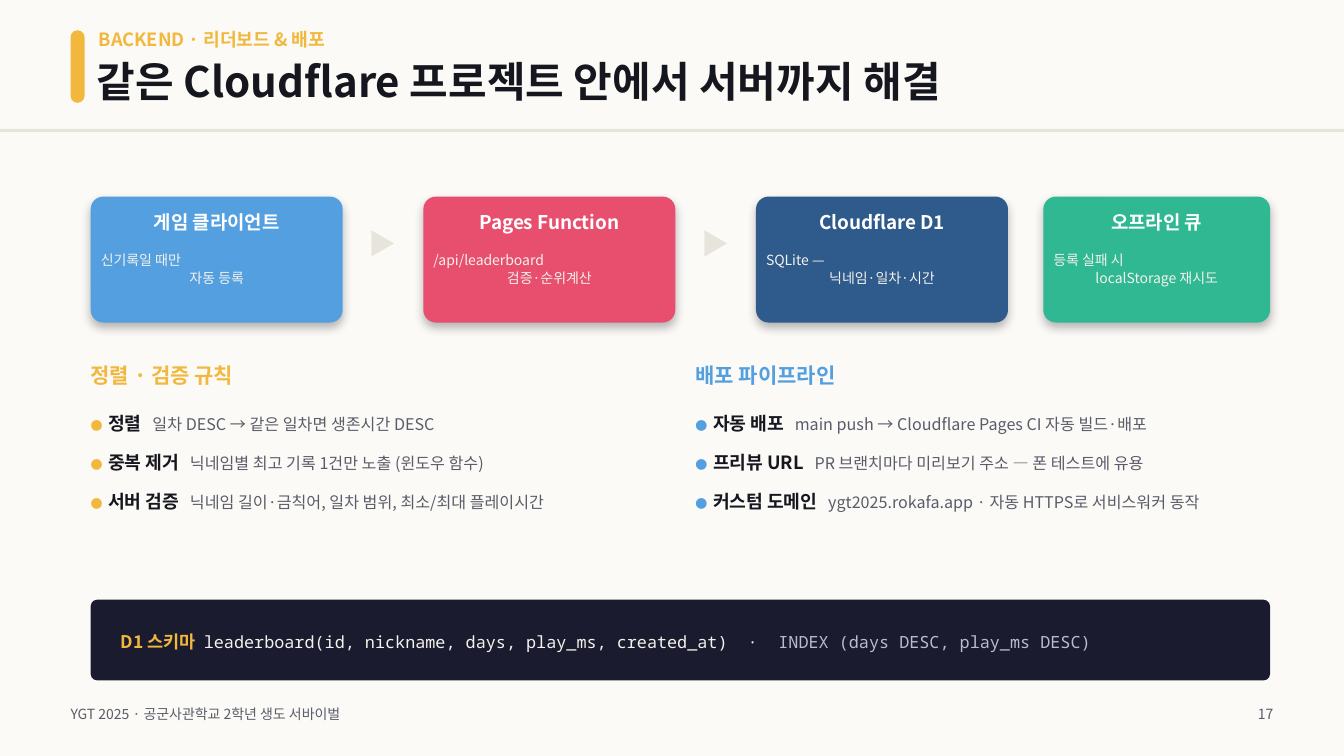
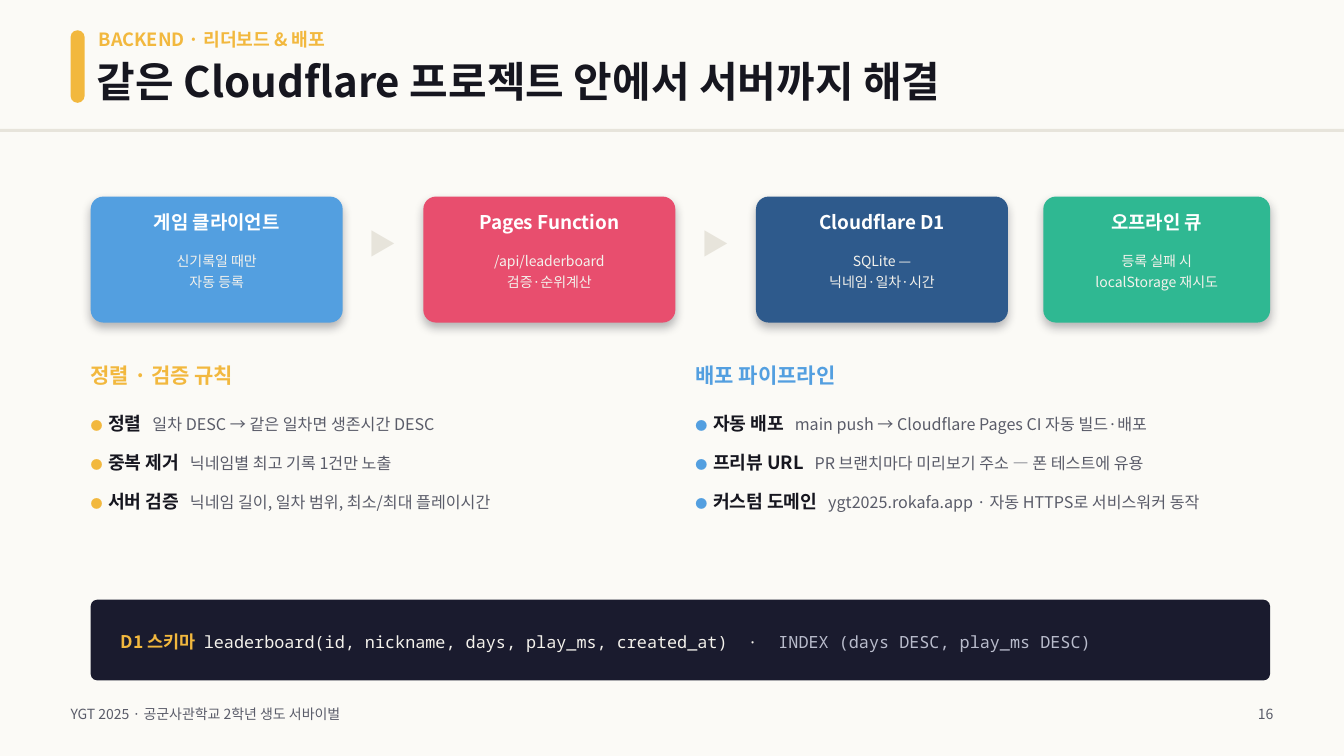
Before and after one commit to HyosanL/YGT2025, a slide deck: slide 16 of YGT2025_발표자료.pptx (slide 17 before the commit). Drawn at 1344x756 pixels with LibreOffice and Linux fonts; fonts in the diff are those of the drawing. Boxes give left, top, right and bottom in pixels: in the first picture for what was removed or moved away, otherwise in the second. Text is boxed around its words. In the diff, an @@ line names an element or a change of style, - is before the commit and + after.

```diff
--- a/YGT2025_발표자료.pptx
+++ b/YGT2025_발표자료.pptx
@@ text at (x1=177, y1=254, x2=257, y2=288): text changed @@
-신기록일 때만
-자동 등록
+신기록일 때만
+자동 등록
@@ text at (x1=494, y1=255, x2=605, y2=288): text changed @@
-/api/leaderboard
-검증·순위계산
+/api/leaderboard
+검증·순위계산
@@ text at (x1=829, y1=255, x2=935, y2=288): text changed @@
-SQLite —
-닉네임·일차·시간
+SQLite —
+닉네임·일차·시간
@@ text at (x1=1095, y1=254, x2=1218, y2=291): text changed @@
-등록 실패 시
-localStorage 재시도
+등록 실패 시
+localStorage 재시도
@@ text at (x1=108, y1=453, x2=490, y2=511): text changed @@
-● 중복 제거 닉네임별 최고 기록 1건만 노출 (윈도우 함수)
-● 서버 검증 닉네임 길이·금칙어, 일차 범위, 최소/최대 플레이시간
+● 중복 제거 닉네임별 최고 기록 1건만 노출
+● 서버 검증 닉네임 길이, 일차 범위, 최소/최대 플레이시간
@@ text at (x1=1258, y1=708, x2=1274, y2=719): text changed @@
-17
+16
```
Also in this commit, not shown: 9 other slides changed, 1 slide removed, 4 other files.
